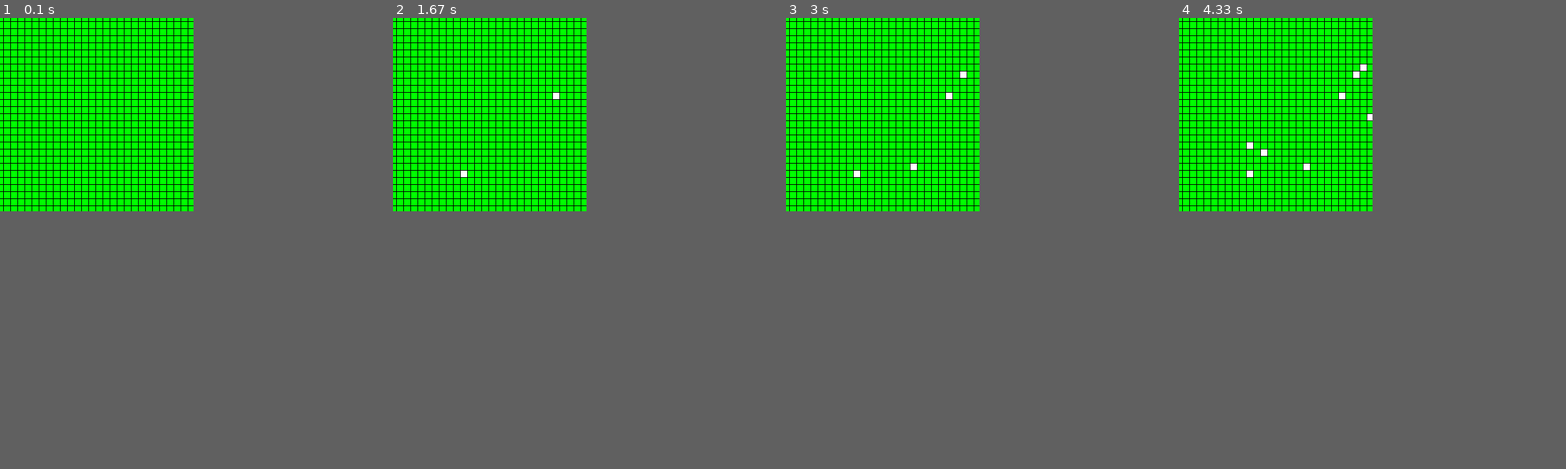
Above: before the commit, frames 1-4 (left to right).
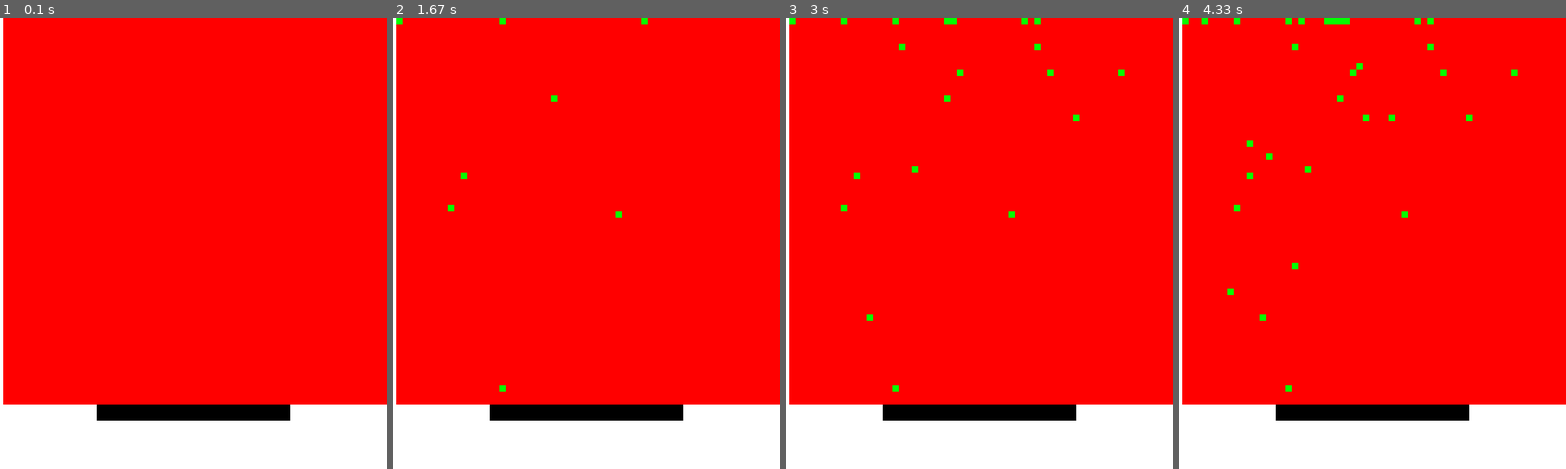
Above: after the commit, the same moments.

Repository: Mariownyou/pygame-draw
Game: pygame game, started from draw.py
Two runs of this game, one before a commit and one after it. Both use one fixed random seed, a clock stepped at 60 frames per second and the inputs below.
Inputs (mouse positions are in pixels of both pictures, inside the frame that each line leads up to):
- Up to frame 1 (0.1 s): no input
- Up to frame 2 (1.67 s): press the mouse at (644, 22) at 0.37 s; move the mouse to (555, 99) at 0.47 s; release the mouse at (466, 175) at 0.6 s; click (586, 405) at 0.72 s; press the mouse at (501, 22) at 1.03 s; move the mouse to (617, 216) at 1.13 s; release the mouse at (733, 414) at 1.27 s; press the mouse at (400, 22) at 1.37 s; move the mouse to (451, 207) at 1.47 s; release the mouse at (501, 387) at 1.6 s
- Up to frame 3 (3 s): press the mouse at (952, 22) at 1.7 s; move the mouse to (913, 166) at 1.8 s; release the mouse at (871, 315) at 1.93 s; press the mouse at (948, 22) at 2.03 s; move the mouse to (1033, 45) at 2.13 s; release the mouse at (1122, 72) at 2.27 s; press the mouse at (844, 22) at 2.37 s; move the mouse to (902, 49) at 2.47 s; release the mouse at (964, 76) at 2.6 s; press the mouse at (1025, 22) at 2.7 s; move the mouse to (1049, 67) at 2.8 s; release the mouse at (1076, 117) at 2.93 s
- Up to frame 4 (4.33 s): press the mouse at (1333, 22) at 3.03 s; move the mouse to (1368, 117) at 3.13 s; release the mouse at (1403, 216) at 3.27 s; press the mouse at (1206, 22) at 3.37 s; move the mouse to (1248, 144) at 3.47 s; release the mouse at (1291, 261) at 3.6 s; press the mouse at (1326, 22) at 3.7 s; move the mouse to (1360, 67) at 3.8 s; release the mouse at (1391, 117) at 3.93 s; press the mouse at (1302, 22) at 4.03 s; move the mouse to (1264, 153) at 4.13 s; release the mouse at (1233, 288) at 4.27 s
The window is 300x300 before the commit and 600x700 after it. Grey fills any space a smaller window leaves; there, only what the larger window draws over its background counts as a difference.

The runs differ from the first frame. In frame 1, 36% of the frame differs, in the area x 0-100%, y 0-100%; in frame 2, 36%; in frame 3, 36%; in frame 4, 36%.

Commit message:
рабоатет, есть кнопочка, кнопочка не работает

Diff:
--- a/draw.py
+++ b/draw.py
@@ -5,7 +5,8 @@
 pygame.init()
 
 # Assign FPS a value
-FPS = 30
+FPS = 60
+w, h = 600, 600
 FramePerSec = pygame.time.Clock()
 
 # Setting up color objects
@@ -16,52 +17,59 @@
 WHITE = (255, 255, 255)
 
 # Setup a 300x300 pixel display with caption
-DISPLAYSURF = pygame.display.set_mode((300,300))
+DISPLAYSURF = pygame.display.set_mode((w,h+100))
 DISPLAYSURF.fill(WHITE)
 pygame.display.set_caption("Example")
 
 
 # Square class
-class Square():
-    def __init__(self, x, y, w=9, h=9, color=BLACK):
-        self.x, self.y = x, y
-        self.w, self.h = w, h
+class Button(pygame.sprite.Sprite):
+    def __init__(self, x, y, color=WHITE):
+        super().__init__()
+        w, h = 300, 50
+        self.image = pygame.Surface((w, h))
+        self.image.fill(BLACK)
+        self.rect = self.image.get_rect(center = (x, y))
         self.color = color
-        self.is_clicked = False
 
-    def draw(self):
-        pygame.draw.rect(DISPLAYSURF, self.color, (self.x, self.y, self.w, self.h))
+    def update(self):
+        print('button clicked')
 
 
 class SpriteObject(pygame.sprite.Sprite):
-    def __init__(self, x, y, color=RED):
+    def __init__(self, x, y):
         super().__init__()
         w, h = 10, 10
         self.original_image = pygame.Surface((w, h))
-        self.original_image.fill(GREEN)
+        self.original_image.fill(RED)
         self.hover_image = pygame.Surface((w, h))
-        self.hover_image.fill(WHITE)
+        self.hover_color = GREEN
+        self.hover_image.fill(self.hover_color)
         self.image = self.original_image
         self.rect = self.image.get_rect(center = (x, y))
-        self.hover = False
 
-    def update(self):
+    def update(self, color):
+        self.hover_color = color
         self.image = self.hover_image
+        print('color changed to', color)
 
 
 # Creating Lines and Shapes
-squares = []
-gap = 11
-x, y = 0, 0
-for i in range(31):
-    for j in range(31):
-        new_square = SpriteObject(x, y)
-        squares.append(new_square)
+squares = pygame.sprite.Group()
+black_btn = Button(w//2, h)
+gui = pygame.sprite.Group(
+    black_btn
+)
+x, y = 0, 5
+gap = 10
+for i in range(w // 10):
+    for j in range(h // 10):
         x += gap
+        SpriteObject(x, y).add(squares)
+    y += gap
     x = 0
-    y += gap
 
-group = pygame.sprite.Group(squares)
+
 
 # Beginning Game Loop
 draw = False
@@ -72,16 +80,17 @@
             pygame.quit()
             sys.exit()
         if event.type == pygame.MOUSEBUTTONDOWN:
+            pos = pygame.mouse.get_pos()
+            [s.update() for s in gui if s.rect.collidepoint(pos)]
             draw = True
-
         if event.type == pygame.MOUSEBUTTONUP:
             draw = False
     if draw:
         pos = pygame.mouse.get_pos()
-        [s.update() for s in squares if s.rect.collidepoint(pos)]
+        [s.update(black_btn.color) for s in squares if s.rect.collidepoint(pos)]
 
-
-    DISPLAYSURF.fill(0)
-    group.draw(DISPLAYSURF)
+    DISPLAYSURF.fill(WHITE)
+    gui.draw(DISPLAYSURF)
+    squares.draw(DISPLAYSURF)
     pygame.display.flip()
     FramePerSec.tick(FPS)
